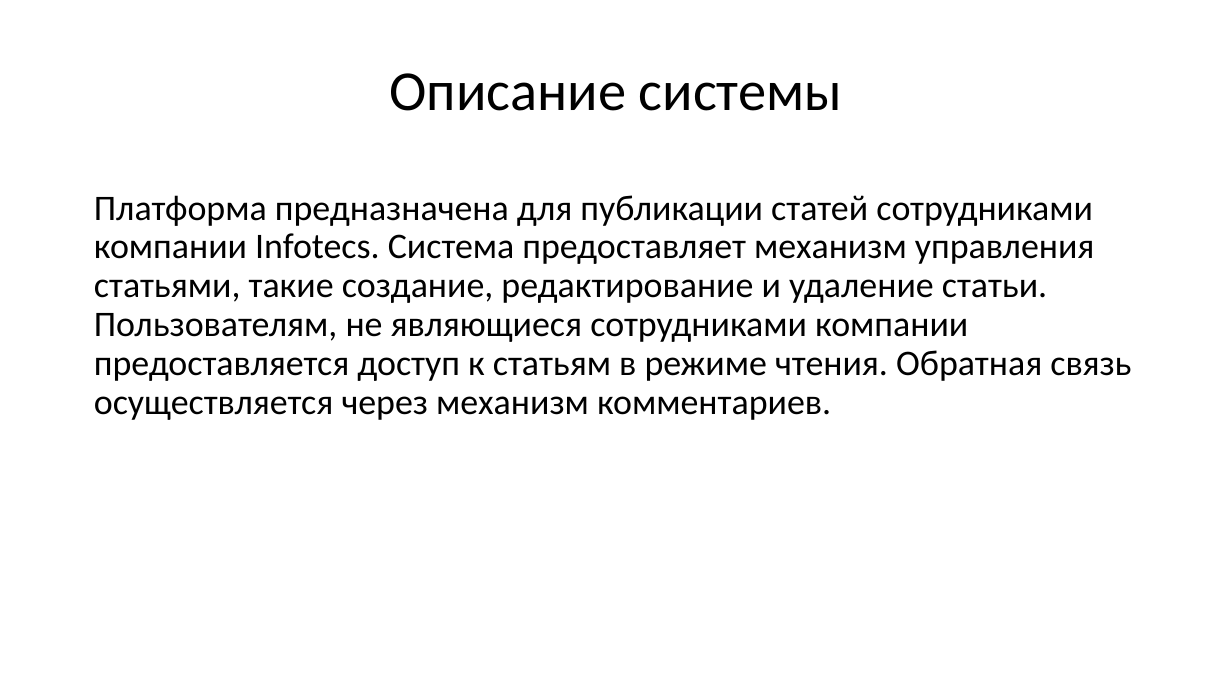
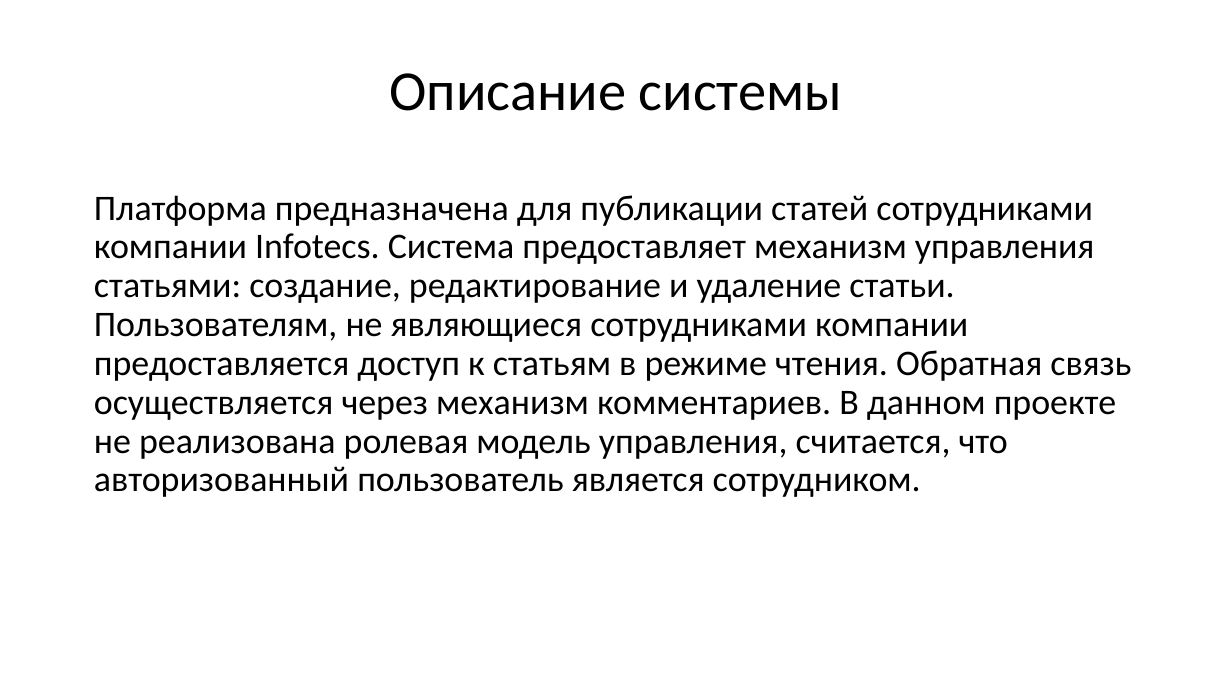
Before and after one commit to HelenMakarchuk/Infotecs.Tasks, a slide deck: slide 2 of Artifacts/Presentation.pptx. Drawn at 1232x693 pixels with LibreOffice and Linux fonts; fonts in the diff are those of the drawing. Boxes give left, top, right and bottom in pixels: in the first picture for what was removed or moved away, otherwise in the second. Text is boxed around its words. In the diff, an @@ line names an element or a change of style, - is before the commit and + after.

```diff
--- a/Artifacts/Presentation.pptx
+++ b/Artifacts/Presentation.pptx
@@ text at [94,195,1131,497]: text changed @@
-Платформа предназначена для публикации статей сотрудниками компании Infotecs. Система предоставляет механизм управления статьями, такие создание, редактирование и удаление статьи. Пользователям, не являющиеся сотрудниками компании предоставляется доступ к статьям в режиме чтения. Обратная связь осуществляется через механизм комментариев.
+Платформа предназначена для публикации статей сотрудниками компании Infotecs. Система предоставляет механизм управления статьями: создание, редактирование и удаление статьи. Пользователям, не являющиеся сотрудниками компании предоставляется доступ к статьям в режиме чтения. Обратная связь осуществляется через механизм комментариев. В данном проекте не реализована ролевая модель управления, считается, что авторизованный пользователь является сотрудником.
```
Also in this commit, not shown: 2 slides added, 21 other files.
